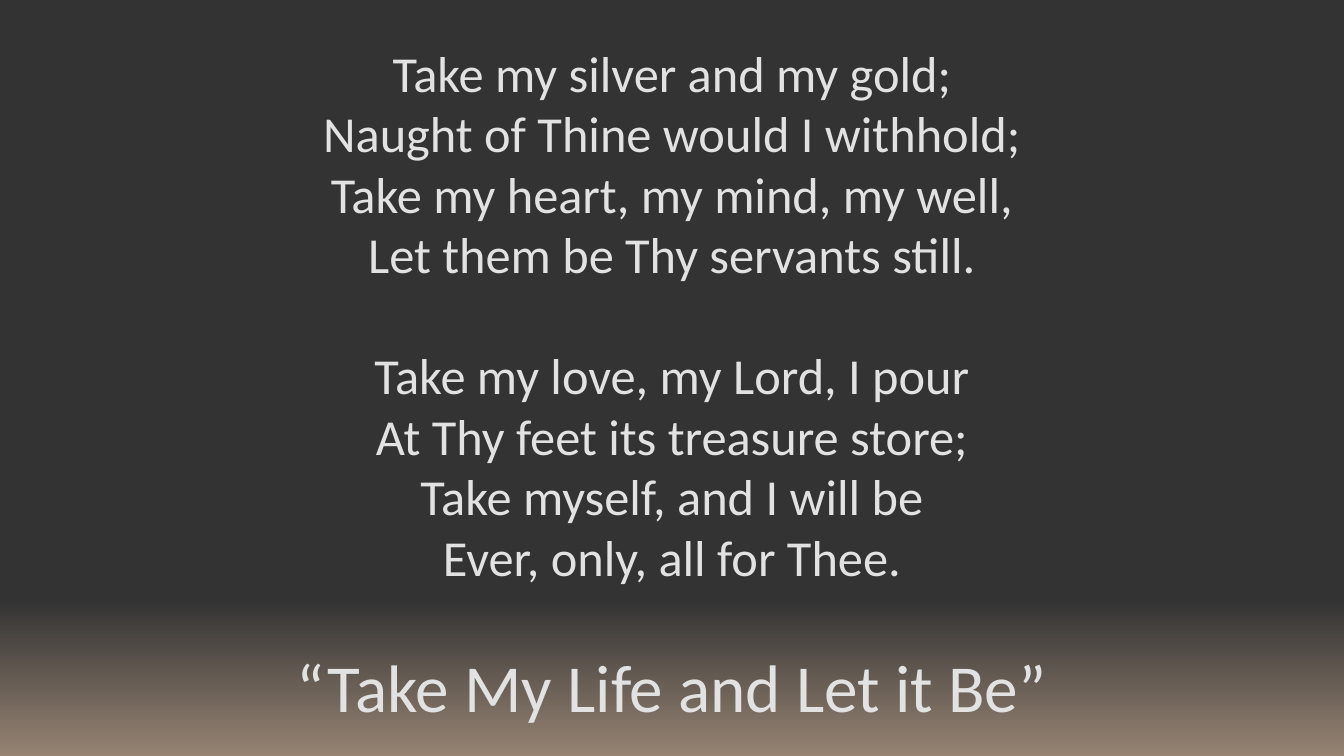
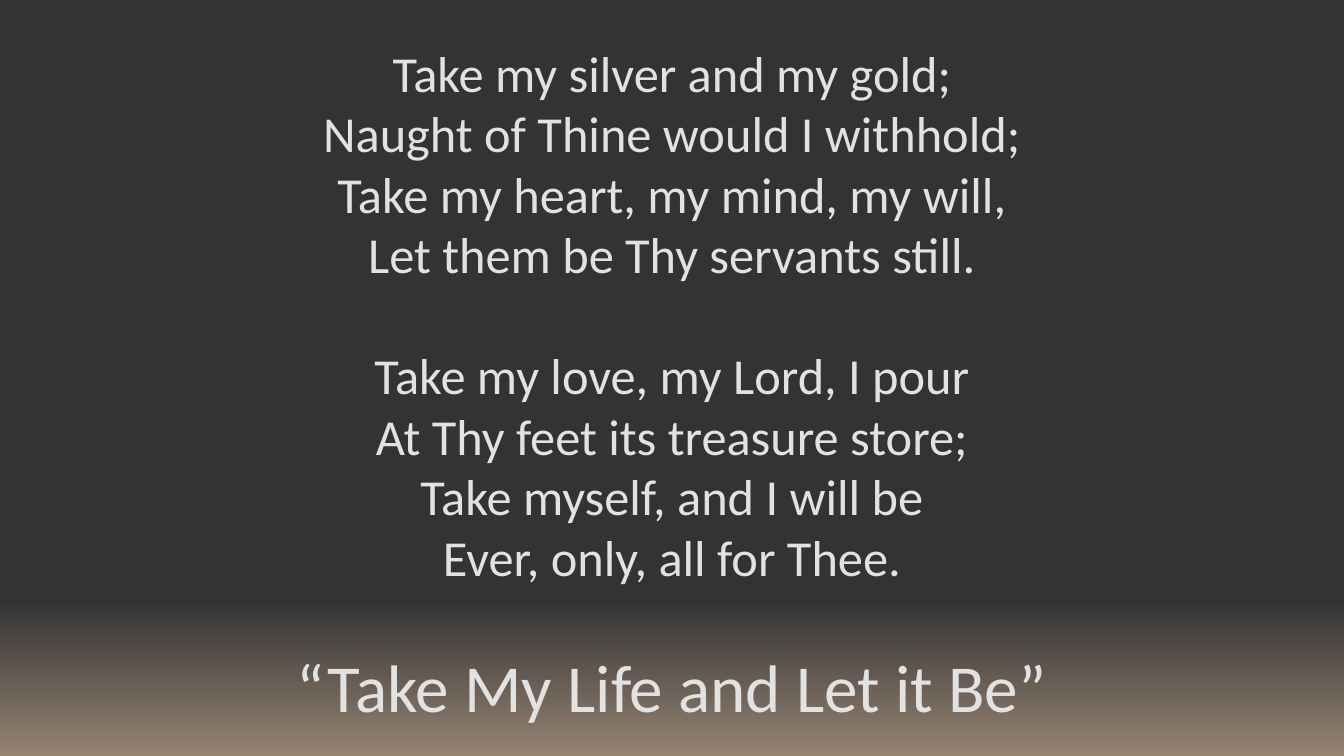
Before and after one commit to kevinmcmilian/ZarahemlaHymnPPTs, a slide deck: slide 2 of 379 - Take my Life and Let it Be.pptx. Drawn at 1344x756 pixels with LibreOffice and Linux fonts; fonts in the diff are those of the drawing. Boxes give left, top, right and bottom in pixels: in the first picture for what was removed or moved away, otherwise in the second. Text is boxed around its words. In the diff, an @@ line names an element or a change of style, - is before the commit and + after.

```diff
--- a/379 - Take my Life and Let it Be.pptx
+++ b/379 - Take my Life and Let it Be.pptx
@@ text at [337, 178, 1006, 221]: text changed @@
-Take my heart, my mind, my well,
+Take my heart, my mind, my will,
```
Also in this commit, not shown: 10 other files.
